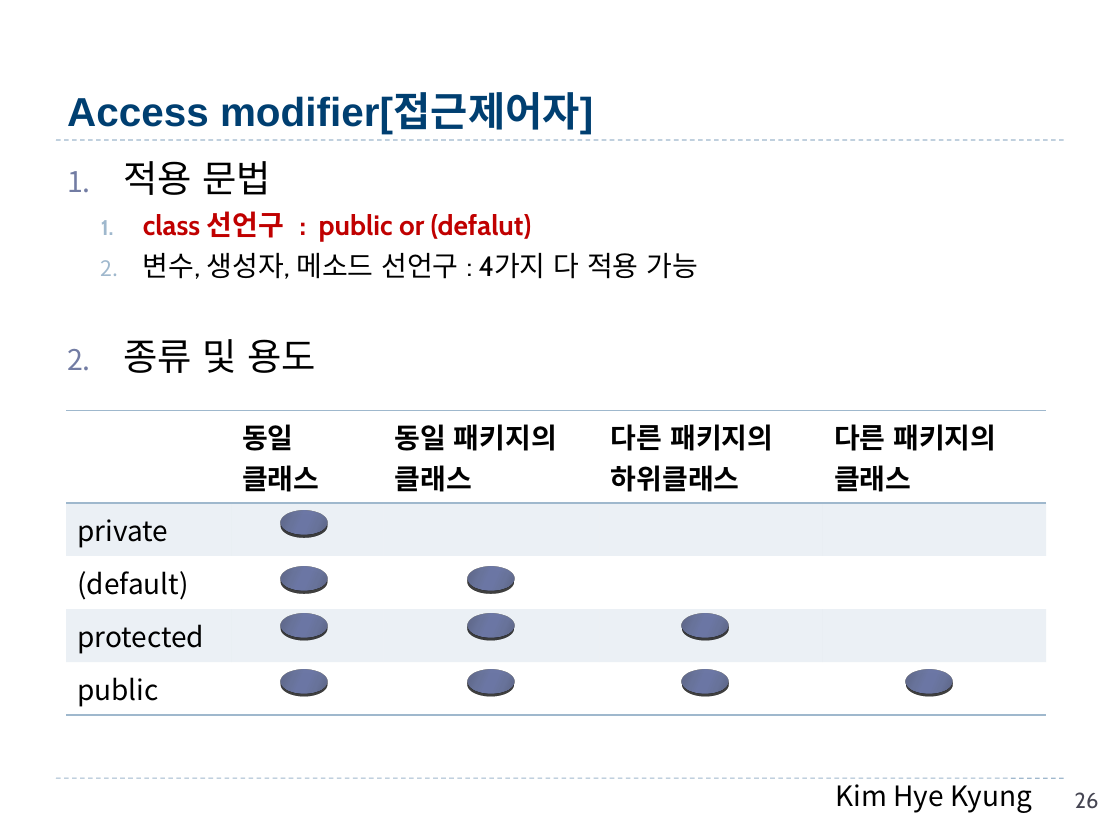
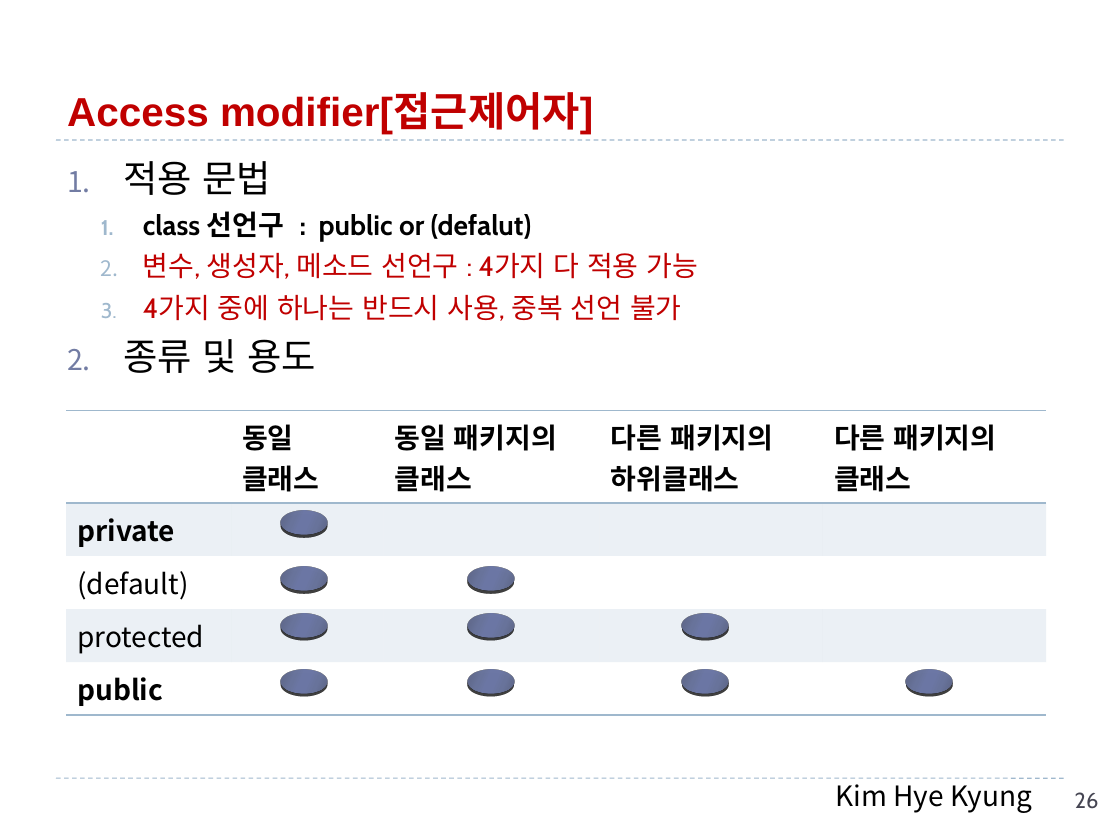
Before and after one commit to hwanginbeom/bigData, a slide deck: slide 26 of 1.Java_김혜경.pptx. Drawn at 1120x840 pixels with LibreOffice and Linux fonts; fonts in the diff are those of the drawing. Boxes give left, top, right and bottom in pixels: in the first picture for what was removed or moved away, otherwise in the second. Text is boxed around its words. In the diff, an @@ line names an element or a change of style, - is before the commit and + after.

```diff
--- a/1.Java_김혜경.pptx
+++ b/1.Java_김혜경.pptx
@@ title "Access modifier[접근제어자]" at (x1=67, y1=94, x2=593, y2=134): text colour #003F71 to #C00000 @@
@@ text at (x1=143, y1=211, x2=699, y2=279): text colour #C00000 to #000000 in "class 선언구 : public or (defalut)"; text colour #000000 to #C00000 in "변수, 생성자, 메소드 선언구 : 4가지 다 ..." @@
@@ text at (x1=143, y1=295, x2=682, y2=321): paragraph added @@
+  3. 4가지 중에 하나는 반드시 사용, 중복 선언 불가
@@ table at (x1=66, y1=411, x2=1045, y2=710) @@
@@ bold on in "private", "public" @@
```
Also in this commit, not shown: 14 other slides changed, 1 slide added.
